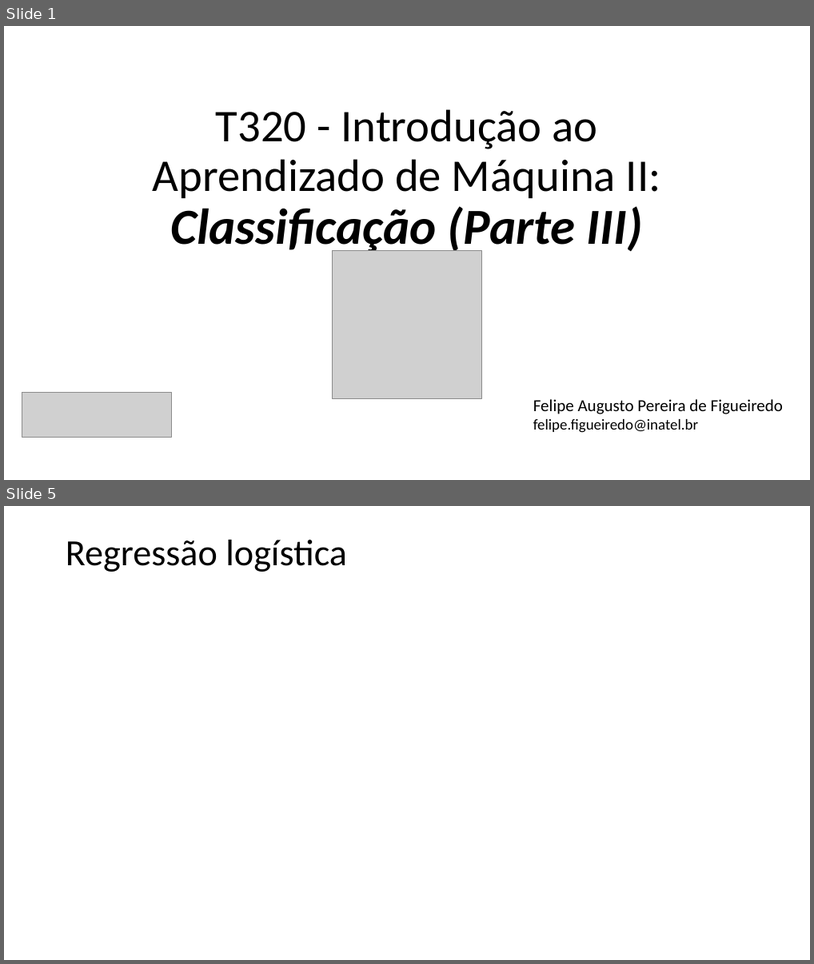
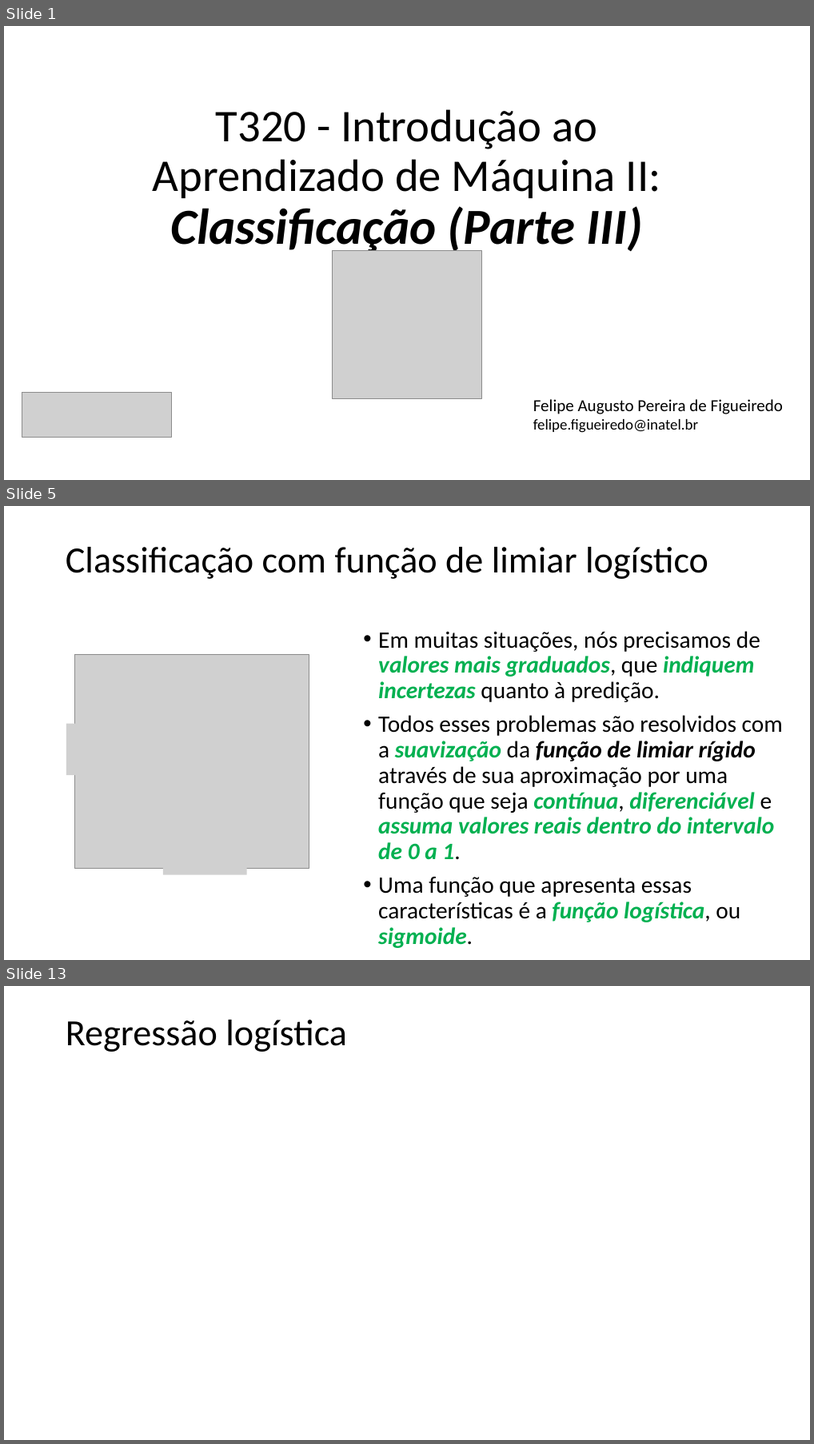
Before and after one commit to zz4fap/t320_aprendizado_de_maquina, a slide deck: slides/T320_Classificação (Parte III).pptx. Shown one above the other, each under a label of ours: slides 1 and 5 before the commit, slides 1, 5 and 13 after it; the slides between them are not shown. The pictures are 814x964 and 814x1444 pixels, drawn with LibreOffice and Linux fonts; fonts in the diff are those of the drawing; grey boxes stand for pictures. Boxes give left, top, right and bottom in pixels: in the first picture for what was removed or moved away, otherwise in the second. Text is boxed around its words. In the diff, an @@ line names an element or a change of style, - is before the commit and + after.

```diff
--- a/slides/T320_Classificação (Parte III).pptx
+++ b/slides/T320_Classificação (Parte III).pptx
@@ slide 5 added at [4, 506, 810, 960], background #FFFFFF @@
@@ title added at [66, 547, 709, 579], 44 pt, text #000000 @@
+Classificação com função de limiar logístico
@@ text added at [378, 631, 783, 948], 28 pt, text #000000 @@
+• Em muitas situações, nós precisamos de valores mais graduados, que indiquem incertezas quanto à predição.
+• Todos esses problemas são resolvidos com a suavização da função de limiar rígido através de sua aproximação por uma função que seja contínua, diferenciável e assuma valores reais dentro do intervalo de 0 a 1.
+• Uma função que apresenta essas características é a função logística, ou sigmoide.
@@ picture added at [74, 654, 310, 868] @@
@@ picture added at [66, 724, 86, 775] @@
@@ picture added at [163, 855, 247, 875] @@
@@ what was slide 5 is now slide 13 @@
```
Also in this commit, not shown: 3 slides changed, 7 other slides added, 8 other files.
